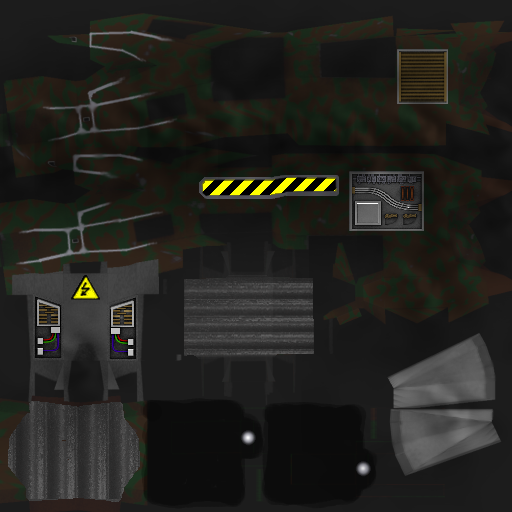
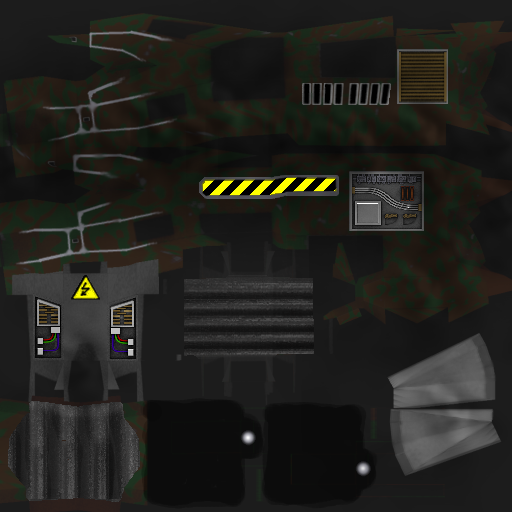
Layers edited between the first and the second 512 × 512 image:
added layer "grooves" above "edges" over [302, 83, 391, 105]
renamed "greebles3_01_2.png-Kopie" to "hold", painted on it over [8, 282, 314, 502]
